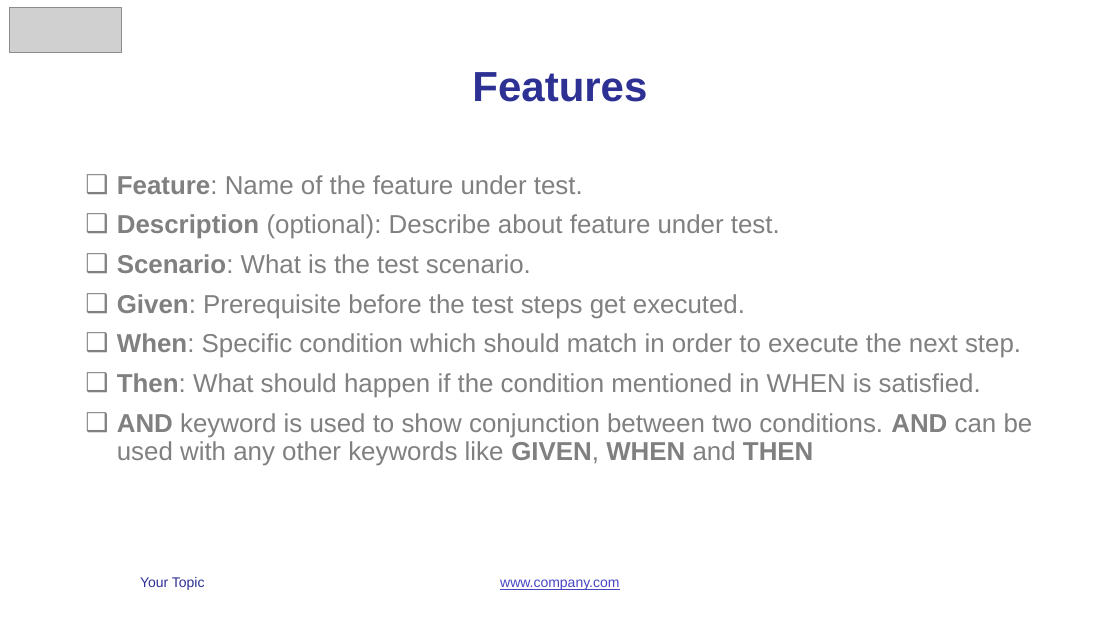
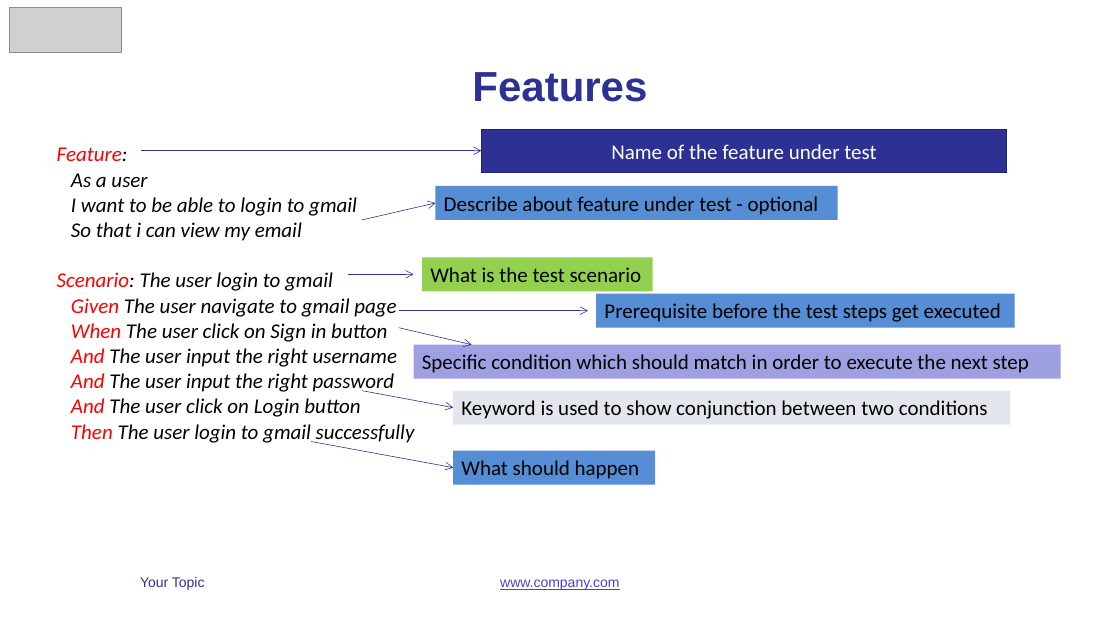
Before and after one commit to vunguyen2588/Cucumber, a slide deck: slide 13 of b4uconference_cucumber_slide.pptx. Drawn at 1120x630 pixels with LibreOffice and Linux fonts; fonts in the diff are those of the drawing; grey boxes stand for pictures. Boxes give left, top, right and bottom in pixels: in the first picture for what was removed or moved away, otherwise in the second. Text is boxed around its words. In the diff, an @@ line names an element or a change of style, - is before the commit and + after.

Commit message:
Slide

```diff
--- a/b4uconference_cucumber_slide.pptx
+++ b/b4uconference_cucumber_slide.pptx
@@ text added at (x1=57, y1=147, x2=415, y2=445), 18 pt, text #000000, italic @@
+Feature:
+As a user
+I want to be able to login to gmail
+So that i can view my email
+Scenario: The user login to gmail
+Given The user navigate to gmail page
+When The user click on Sign in button
+And The user input the right username
+And The user input the right password
+And The user click on Login button
+Then The user login to gmail successfully
@@ rectangle added at (x1=481, y1=129, x2=1007, y2=172), fill #2D3194, outline #21246D 1 pt, 18 pt, text #FFFFFF @@
+Name of the feature under test
@@ text removed at (x1=117, y1=175, x2=1033, y2=466) @@
-❑ Feature: Name of the feature under test.
-❑ Description (optional): Describe about feature under test.
-❑ Scenario: What is the test scenario.
-❑ Given: Prerequisite before the test steps get executed.
-❑ When: Specific condition which should match in order to execute the next step.
-❑ Then: What should happen if the condition mentioned in WHEN is satisfied.
-❑ AND keyword is used to show conjunction between two conditions. AND can be used with any other keywords like GIVEN, WHEN and THEN
@@ arrow added from (141, 150) to (481, 150), #2D3194 0.5 pt @@
@@ arrow added from (362, 220) to (435, 203), #2D3194 0.5 pt @@
@@ rectangle added at (x1=435, y1=186, x2=838, y2=219), fill #558ED5, 18 pt, text #000000 @@
+Describe about feature under test - optional
@@ rectangle added at (x1=423, y1=257, x2=653, y2=291), fill #92D050, 18 pt, text #000000 @@
+What is the test scenario
@@ arrow added from (348, 275) to (413, 275), #2D3194 0.5 pt @@
@@ rectangle added at (x1=597, y1=294, x2=1015, y2=328), fill #558ED5, 18 pt, text #000000 @@
+Prerequisite before the test steps get executed
@@ arrow added from (399, 311) to (588, 311), #2D3194 0.5 pt @@
@@ arrow added from (399, 328) to (472, 344), #2D3194 0.5 pt @@
@@ rectangle added at (x1=413, y1=344, x2=1061, y2=378), fill #9EA0E1, 18 pt, text #000000 @@
+Specific condition which should match in order to execute the next step
@@ arrow added from (362, 391) to (454, 408), #2D3194 0.5 pt @@
@@ rectangle added at (x1=454, y1=391, x2=1011, y2=424), fill #E3E7ED, 18 pt, text #000000 @@
+Keyword is used to show conjunction between two conditions
@@ arrow added from (312, 442) to (454, 468), #2D3194 0.5 pt @@
@@ rectangle added at (x1=454, y1=450, x2=655, y2=484), fill #558ED5, 18 pt, text #000000 @@
+What should happen
```
Also in this commit, not shown: 6 other slides changed.
